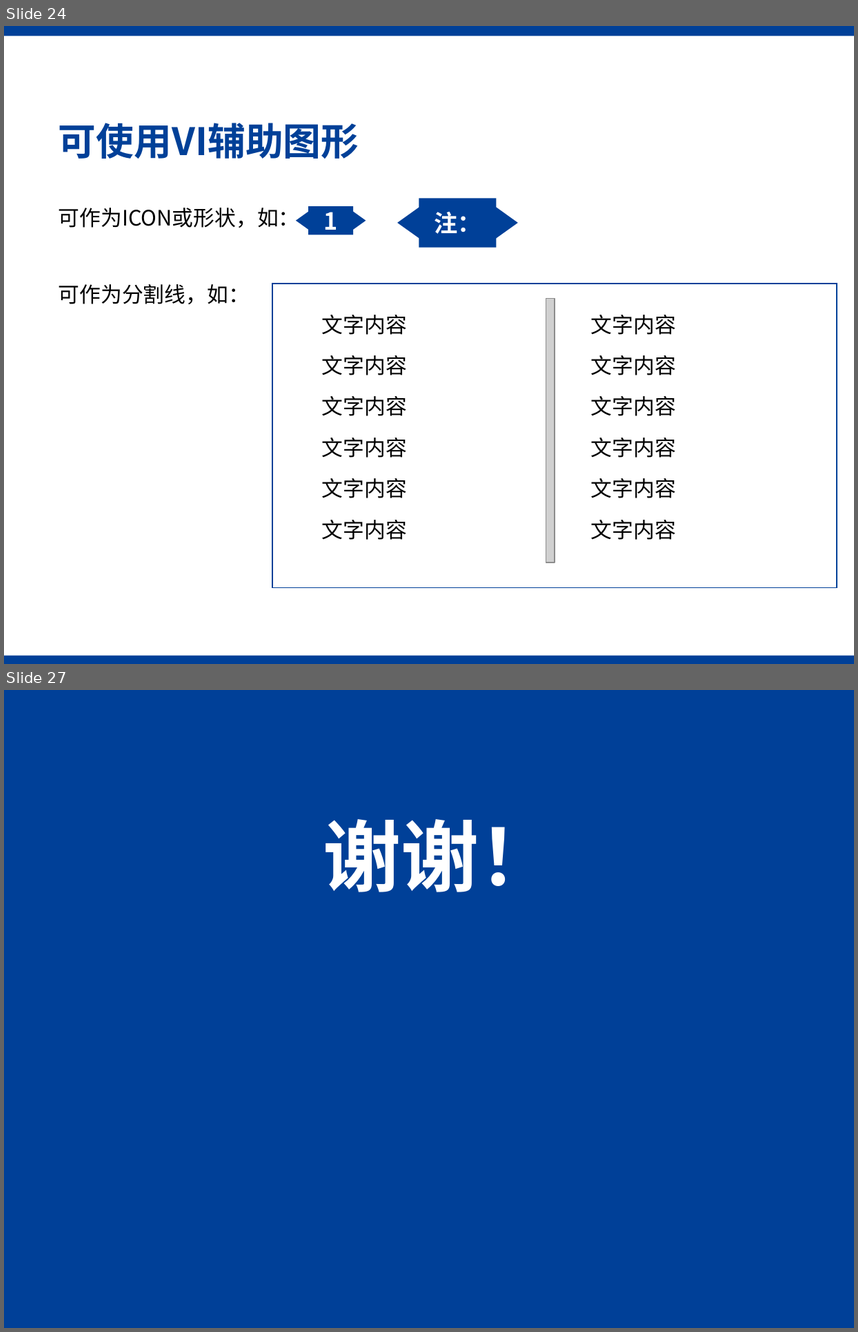
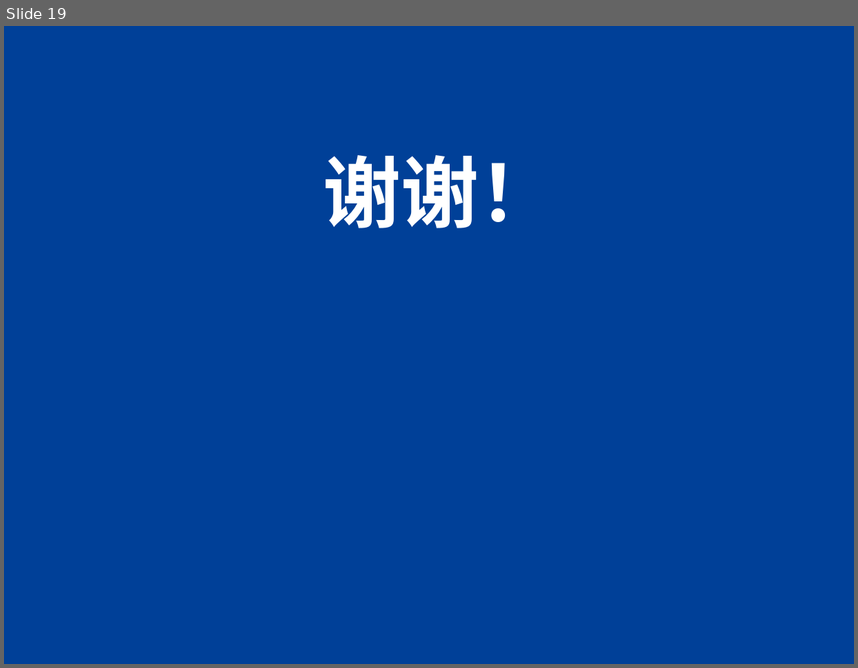
Before and after one commit to SJTU-SEP-21/SEP-21, a slide deck: TecPrototype/文档/迭代二答辩.pptx. Shown one above the other, each under a label of ours: slides 24 and 27 before the commit, slide 19 after it; the slides between them are not shown. The pictures are 858x1332 and 858x668 pixels, drawn with LibreOffice and Linux fonts; fonts in the diff are those of the drawing; grey boxes stand for pictures; background and template pictures are left out. Boxes give left, top, right and bottom in pixels: in the first picture for what was removed or moved away, otherwise in the second. Text is boxed around its words. In the diff, an @@ line names an element or a change of style, - is before the commit and + after.

```diff
--- a/TecPrototype/文档/迭代二答辩.pptx
+++ b/TecPrototype/文档/迭代二答辩.pptx
@@ slide 24 removed at (4,26,854,664), background #FFFFFF @@
@@ rectangle removed at (4,26,854,36) @@
@@ title removed at (59,123,359,158) @@
-可使用VI辅助图形
@@ text removed at (59,207,300,227) @@
-可作为ICON或形状，如：
@@ freeform shape removed at (296,206,366,235) @@
-1
@@ freeform shape removed at (397,198,518,247) @@
-注：
@@ text removed at (59,284,250,304) @@
-可作为分割线，如：
@@ rectangle removed at (272,283,837,588) @@
@@ text removed at (322,314,407,334) @@
-文字内容
@@ picture removed at (546,298,555,562) @@
@@ text removed at (591,314,676,334) @@
-文字内容
@@ text removed at (322,355,407,375) @@
-文字内容
@@ text removed at (591,355,676,375) @@
-文字内容
@@ text removed at (322,396,407,416) @@
-文字内容
@@ text removed at (591,396,676,416) @@
-文字内容
@@ text removed at (322,437,407,457) @@
-文字内容
@@ text removed at (591,437,676,457) @@
-文字内容
@@ text removed at (322,478,407,498) @@
-文字内容
@@ text removed at (591,478,676,498) @@
-文字内容
@@ text removed at (322,519,407,539) @@
-文字内容
@@ text removed at (591,519,676,539) @@
-文字内容
@@ rectangle removed at (4,655,854,664) @@
@@ what was slide 27 is now slide 19 @@
```
Also in this commit, not shown: 8 slides changed, 9 slides added, 16 other slides removed, 10 other files.
